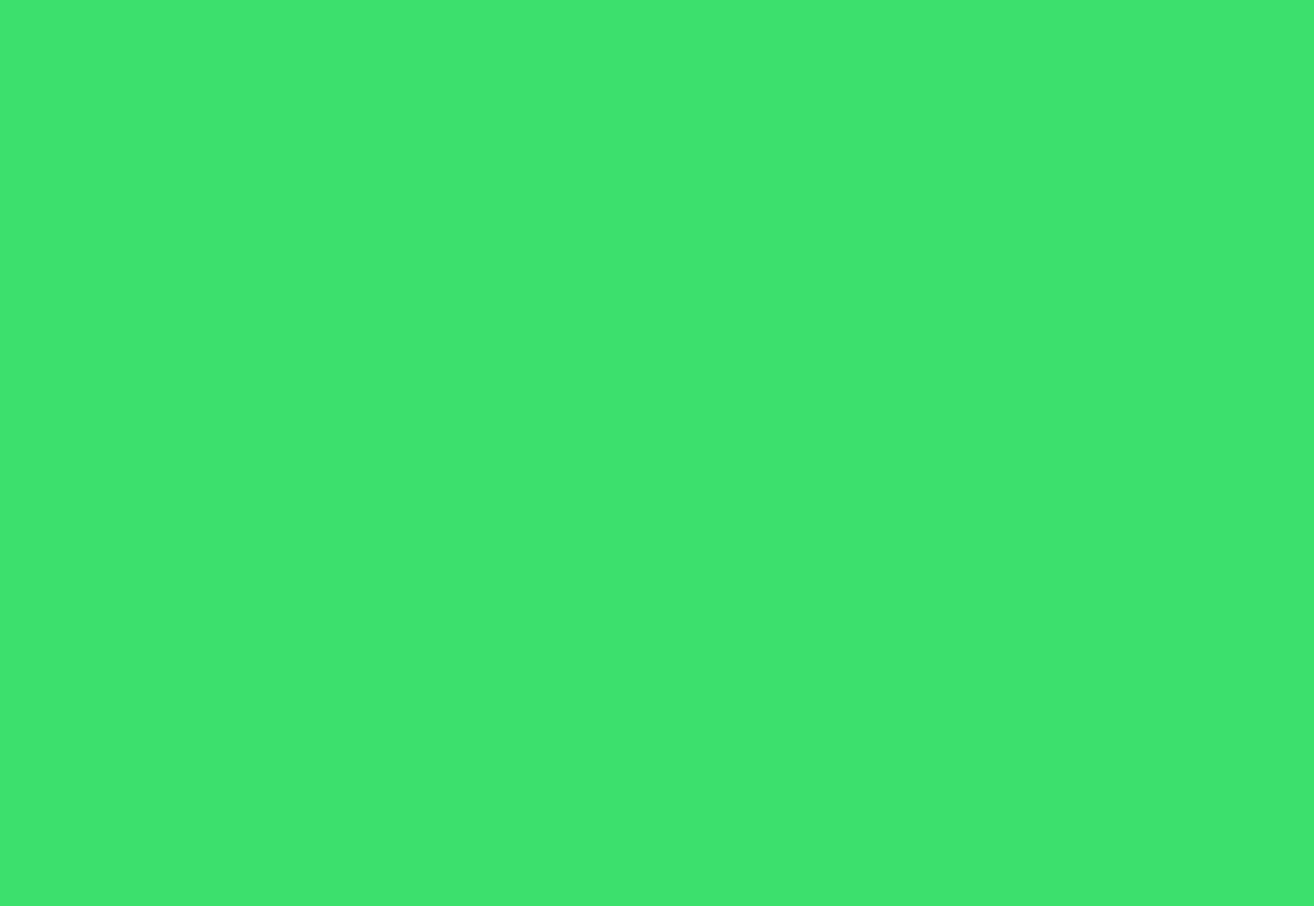
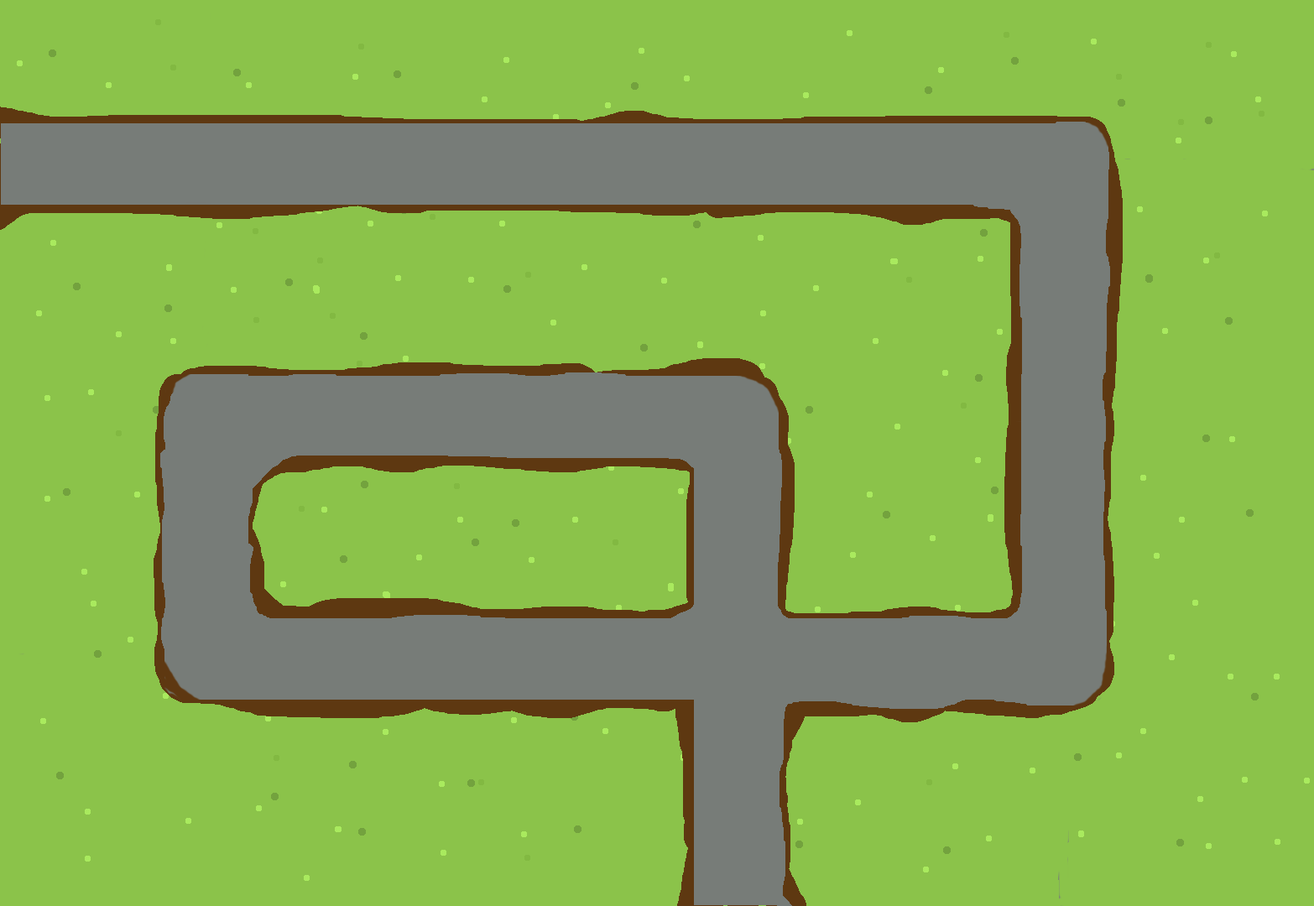
Layers edited between the first and the second (1314, 906) image:
added layer "Layer #1" above "Layer #3" over [0, 11, 1314, 906]
added layer "Layer #3" above "Layer #4" over [0, 106, 1123, 906]
added layer "Layer #4" above "Background" over [16, 19, 1311, 882]
painted on "Background" over [0, 0, 1314, 906]
